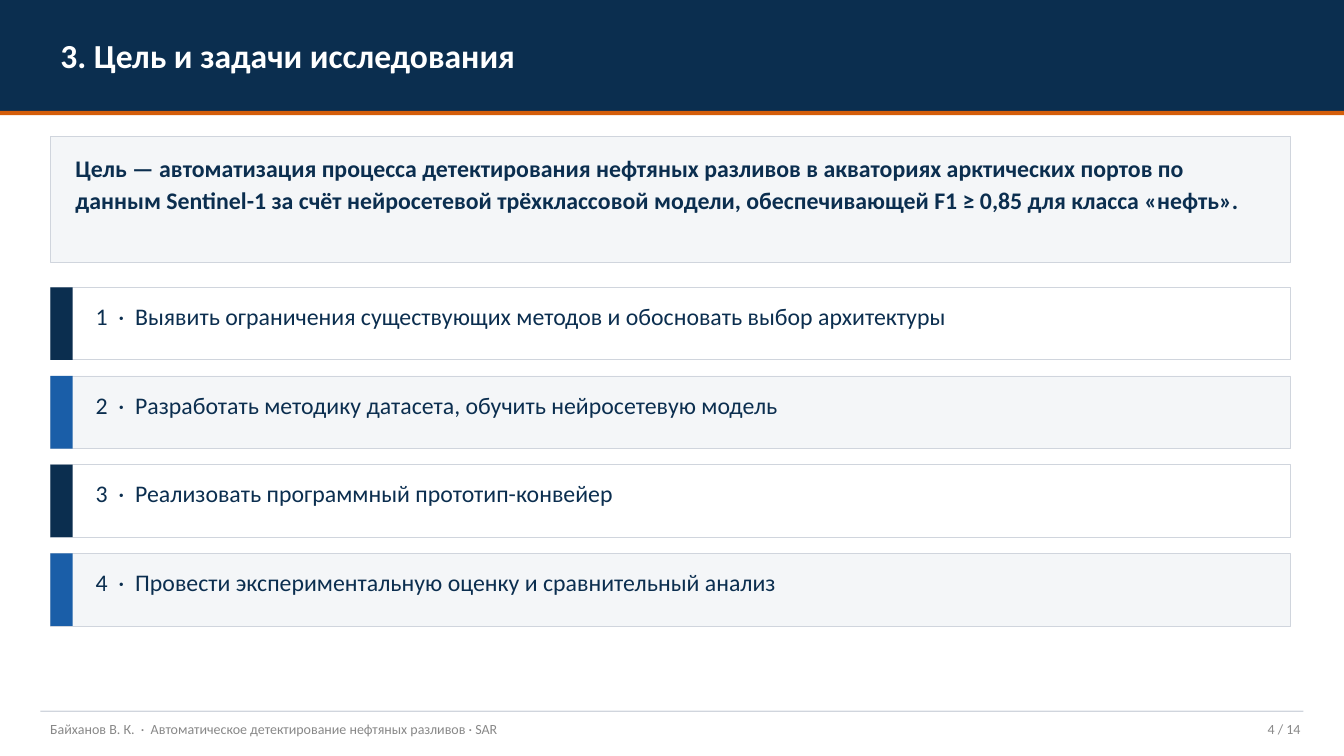
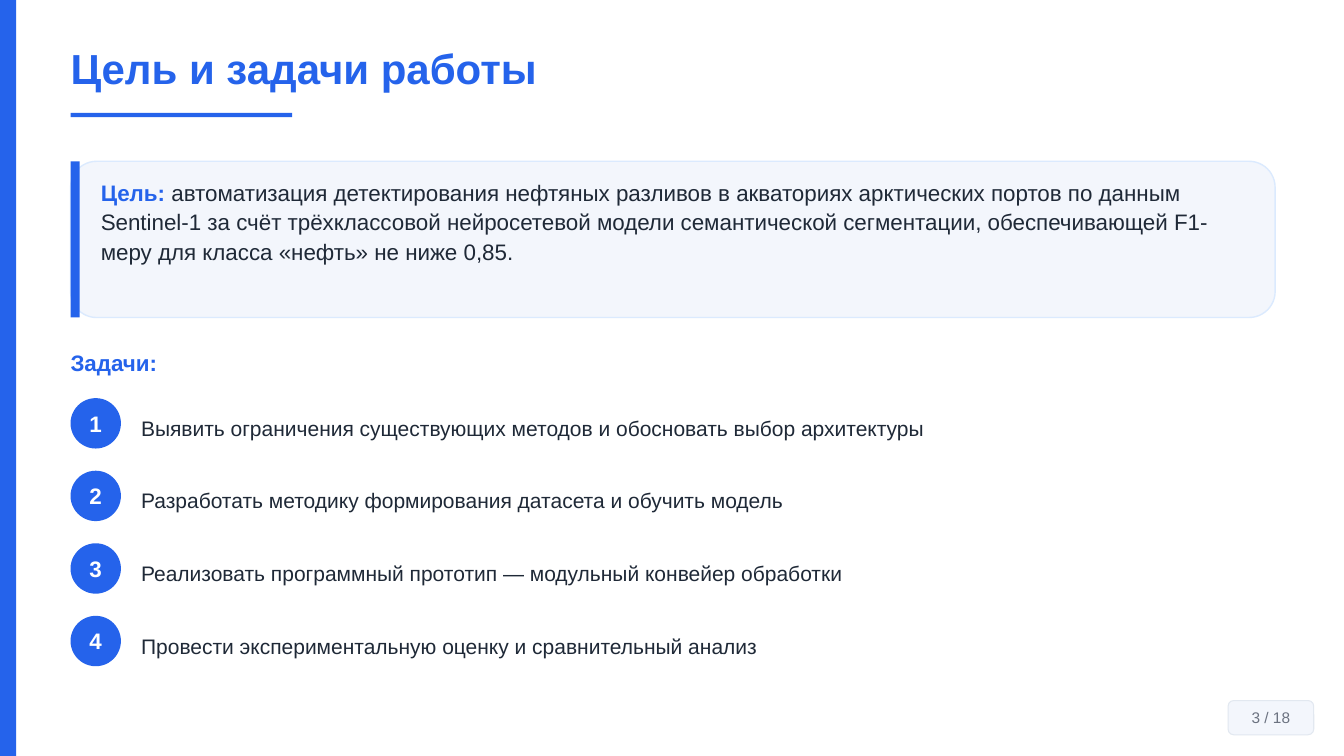
Before and after one commit to Confucius-hub/spbu_db_hw, a slide deck: slide 3 of thesis/vkr_final/Презентация_Финал_Байханов_2026.pptx (slide 4 before the commit). Drawn at 1344x756 pixels with LibreOffice and Linux fonts; fonts in the diff are those of the drawing. Boxes give left, top, right and bottom in pixels: in the first picture for what was removed or moved away, otherwise in the second. Text is boxed around its words. In the diff, an @@ line names an element or a change of style, - is before the commit and + after.

```diff
--- a/thesis/vkr_final/Презентация_Финал_Байханов_2026.pptx
+++ b/thesis/vkr_final/Презентация_Финал_Байханов_2026.pptx
@@ rectangle removed at [0,0,1344,111] @@
@@ rectangle added at [0,0,16,756], fill #2563EB @@
@@ text at [71,53,537,93]: text changed; size 24 to 30 pt; font Calibri to Arial; text colour #FFFFFF to #2563EB @@
-3. Цель и задачи исследования
+Цель и задачи работы
@@ text "Цель и задачи работы" at [71,53,537,93]: vertical alignment middle to top @@
@@ rectangle removed at [0,111,1344,115] @@
@@ rectangle added at [71,113,292,117], fill #2563EB @@
@@ rectangle removed at [50,136,1291,262] @@
@@ rounded rectangle added at [71,161,1275,318], fill #F3F6FC, outline #DBEAFE 1 pt @@
@@ rectangle added at [71,161,80,318], fill #2563EB @@
@@ text at [101,184,1208,265]: text changed; size 17 to 16 pt; font Calibri to Arial; text colour #0B2E4F to #1F2937; bold off @@
-Цель — автоматизация процесса детектирования нефтяных разливов в акваториях арктических портов по данным Sentinel-1 за счёт нейросетевой трёхклассовой модели, обеспечивающей F1 ≥ 0,85 для класса «нефть».
+Цель: автоматизация детектирования нефтяных разливов в акваториях арктических портов по данным Sentinel-1 за счёт трёхклассовой нейросетевой модели семантической сегментации, обеспечивающей F1-меру для класса «нефть» не ниже 0,85.
@@ rectangle removed at [50,287,1291,360] @@
@@ rectangle removed at [50,287,73,360] @@
@@ text added at [71,355,158,376], 16 pt, text #2563EB, bold @@
+Задачи:
@@ rectangle removed at [50,376,1291,449] @@
@@ rectangle removed at [50,376,73,449] @@
@@ ellipse added at [71,398,121,449], fill #2563EB, 16 pt, text #FFFFFF, bold @@
+1
@@ text at [141,420,924,440]: text changed; size 17 to 15 pt; font Calibri to Arial; text colour #0B2E4F to #1F2937 @@
-1 · Выявить ограничения существующих методов и обосновать выбор архитектуры
+Выявить ограничения существующих методов и обосновать выбор архитектуры
@@ rectangle removed at [50,465,1291,537] @@
@@ rectangle removed at [50,465,73,537] @@
@@ ellipse added at [71,471,121,521], fill #2563EB, 16 pt, text #FFFFFF, bold @@
+2
@@ vertical alignment top to middle in 4 elements at [141,638,757,658], [141,420,924,440], [141,565,842,586], [141,492,783,513] @@
@@ text at [141,492,783,513]: text changed; size 17 to 15 pt; font Calibri to Arial; text colour #0B2E4F to #1F2937 @@
-2 · Разработать методику датасета, обучить нейросетевую модель
+Разработать методику формирования датасета и обучить модель
@@ rectangle removed at [50,554,1291,626] @@
@@ rectangle removed at [50,554,73,626] @@
@@ ellipse added at [71,543,121,594], fill #2563EB, 16 pt, text #FFFFFF, bold @@
+3
@@ text at [141,565,842,586]: text changed; size 17 to 15 pt; font Calibri to Arial; text colour #0B2E4F to #1F2937 @@
-3 · Реализовать программный прототип-конвейер
+Реализовать программный прототип — модульный конвейер обработки
@@ ellipse added at [71,616,121,666], fill #2563EB, 16 pt, text #FFFFFF, bold @@
+4
@@ text at [141,638,757,658]: text changed; size 17 to 15 pt; font Calibri to Arial; text colour #0B2E4F to #1F2937 @@
-4 · Провести экспериментальную оценку и сравнительный анализ
+Провести экспериментальную оценку и сравнительный анализ
@@ rectangle removed at [40,711,1304,712] @@
@@ rounded rectangle added at [1228,701,1314,735], fill #F3F6FC, outline #E2E8F0 0.75 pt, 11 pt, text #6B7280 @@
+3 / 18
@@ text removed at [50,724,497,736] @@
-Байханов В. К. · Автоматическое детектирование нефтяных разливов · SAR
@@ text removed at [1268,725,1300,734] @@
-4 / 14
```
Also in this commit, not shown: 1 other slide changed, 16 slides added, 12 slides removed, 3 other files.
